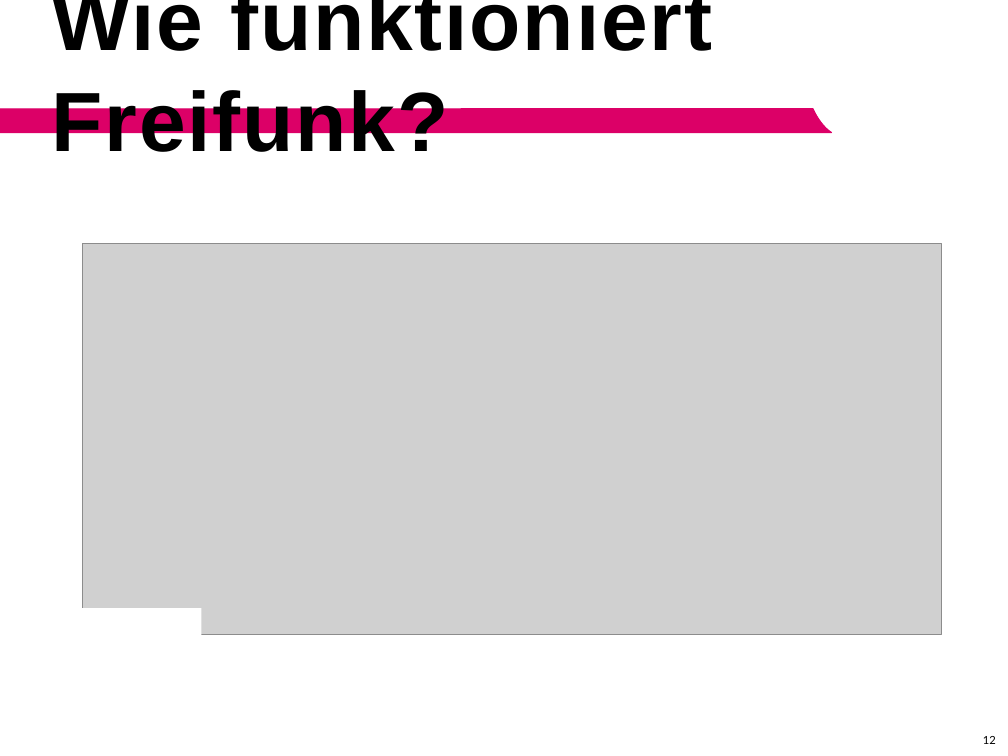
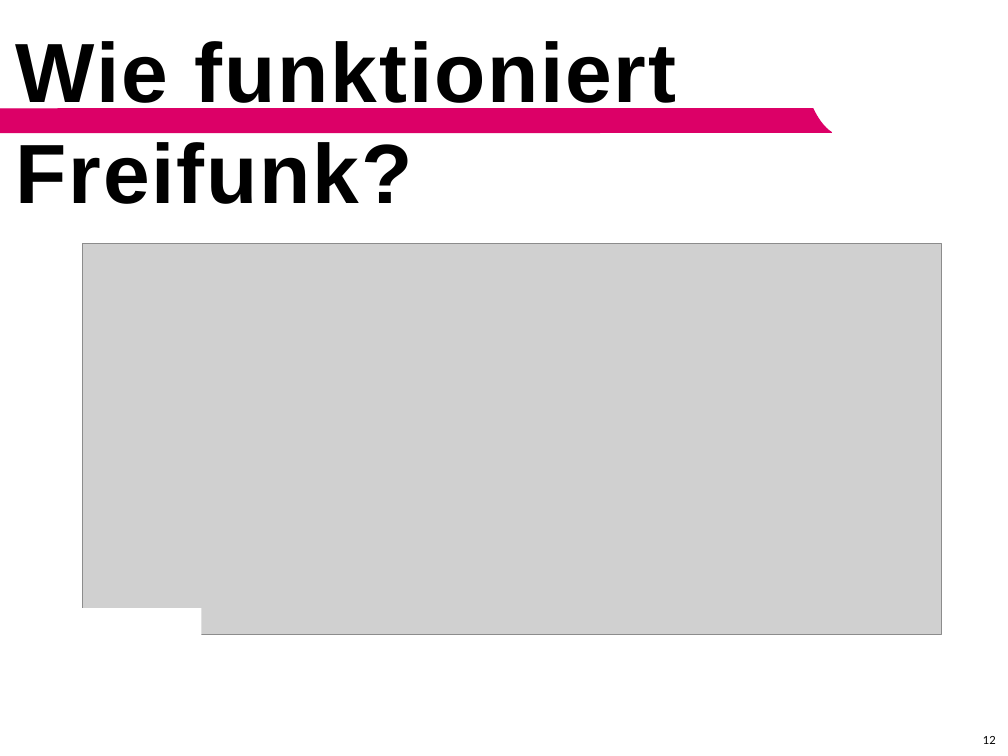
Before and after one commit to b3yond/ffvortraghnm, a slide deck: slide 12 of Freifunk_Erlangen_2016-05-31_vFINAL.odp. Drawn at 1008x756 pixels with LibreOffice and Linux fonts; fonts in the diff are those of the drawing; grey boxes stand for pictures; background and template pictures are left out. Boxes give left, top, right and bottom in pixels: in the first picture for what was removed or moved away, otherwise in the second. Text is boxed around its words. In the diff, an @@ line names an element or a change of style, - is before the commit and + after.

Commit message:
small changes to layout of headlines

```diff
--- a/Freifunk_Erlangen_2016-05-31_vFINAL.odp
+++ b/Freifunk_Erlangen_2016-05-31_vFINAL.odp
@@ title "Wie funktioniert Freifunk?" rewrapped from (x1=52, y1=0, x2=712, y2=152) to (x1=16, y1=41, x2=676, y2=204) @@
@@ freeform shape at (x1=0, y1=109, x2=832, y2=133): outline redrawn @@
```
Also in this commit, not shown: 10 other slides changed.
